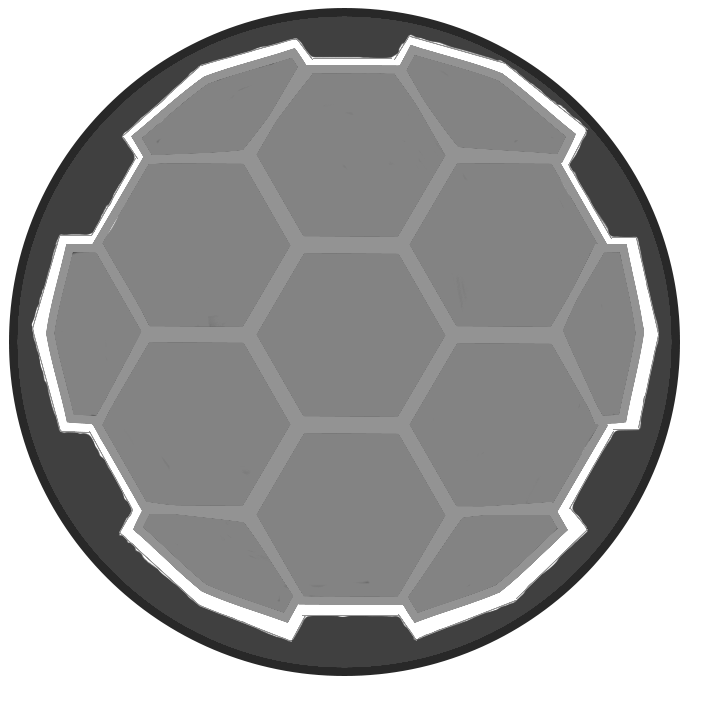
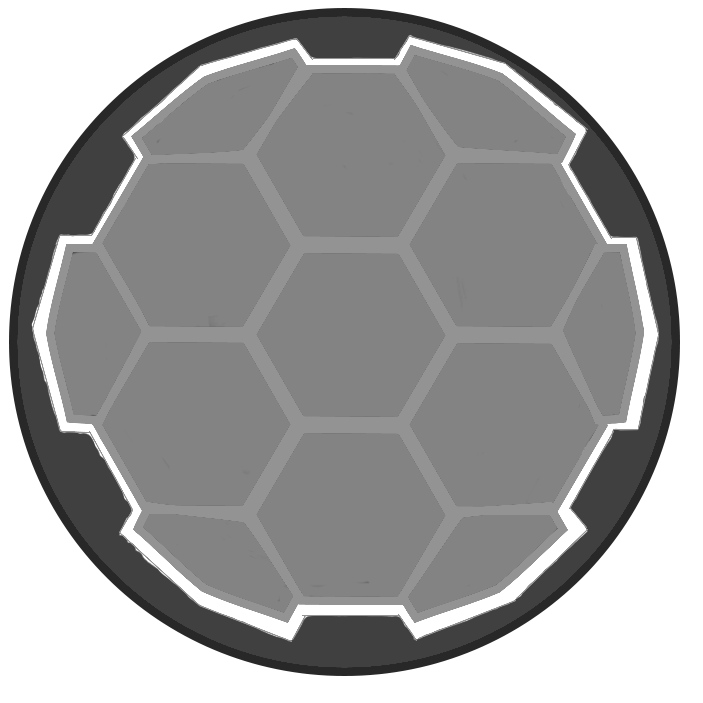
Revision of a layered w=703, h=703 image; what changed, layer by layer:
painted on "Outline" over [68, 34, 642, 627]
